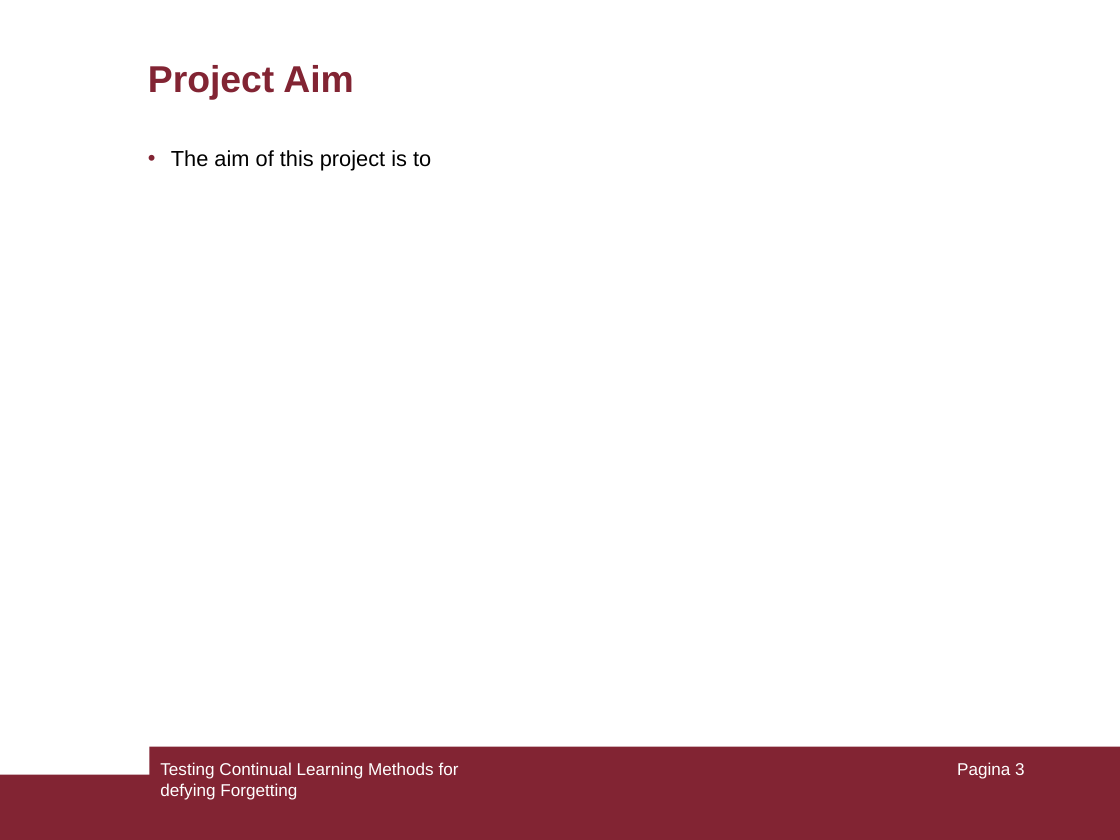
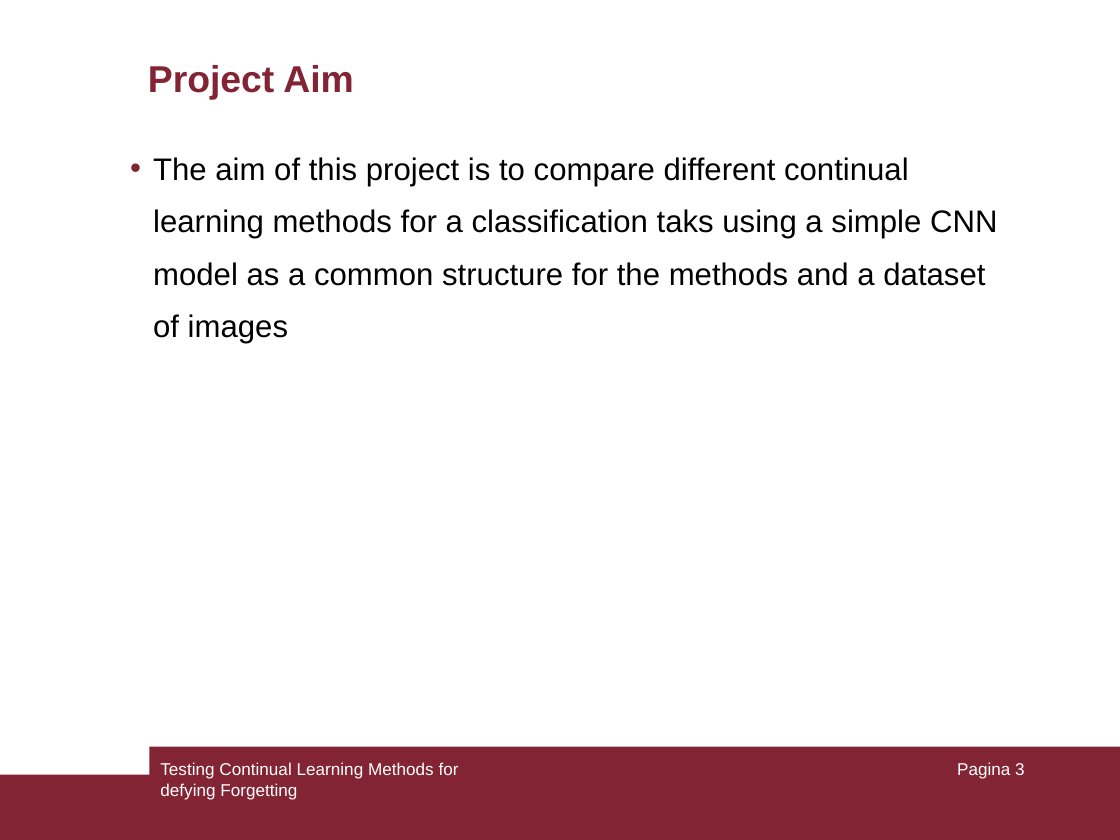
Before and after one commit to giacomotelloli/ContinualLearning, a slide deck: slide 3 of PresPrj.ppt. Drawn at 1120x840 pixels with LibreOffice and Linux fonts; fonts in the diff are those of the drawing. Boxes give left, top, right and bottom in pixels: in the first picture for what was removed or moved away, otherwise in the second. Text is boxed around its words. In the diff, an @@ line names an element or a change of style, - is before the commit and + after.

Commit message:
rivista presentazione

```diff
--- a/PresPrj.ppt
+++ b/PresPrj.ppt
@@ text at (153,157,997,343): text changed; size 14 to 20 pt @@
-• The aim of this project is to
+• The aim of this project is to compare different continual learning methods for a classification taks using a simple CNN model as a common structure for the methods and a dataset of images
```
